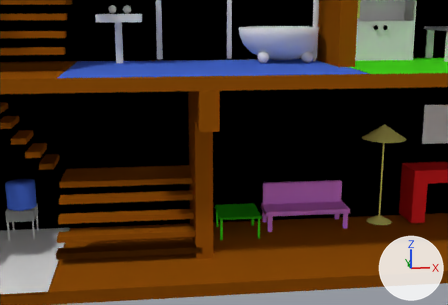
A saved change to the Blender file Assets/Models/lcp.blend.
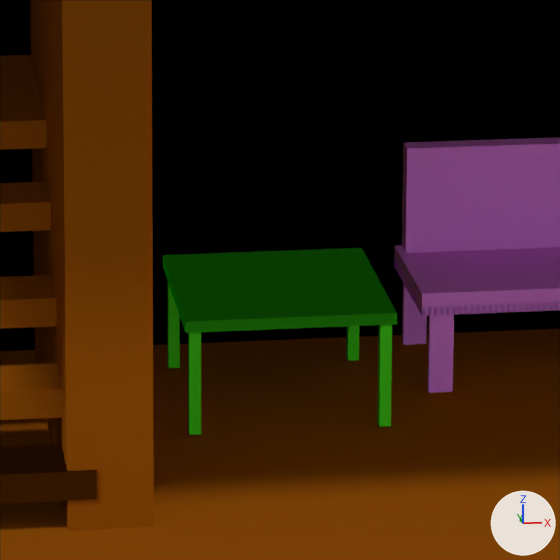
There are two pictures of each version: one from a 50 mm lens placed at (0.53, -12.0, 4.51), pointed at (1.91, -0.52, 1.78), one close up on the part from 41% to 66% of the width and 51% to 87% of the height. Arrows for +X, +Y and +Z are at lower right; the lights stay in place.

The first close-up shows 'House', 'Livingroom sofa', 'Livingroom table', 'Stairs.001'.
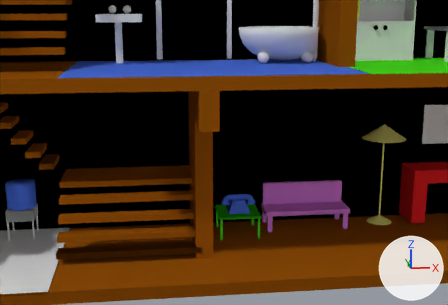
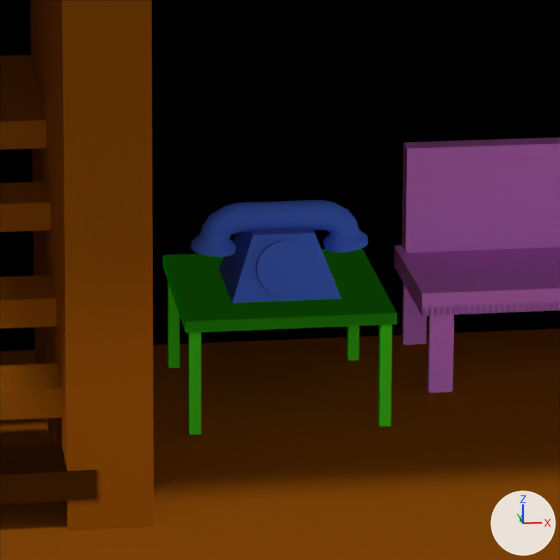
What changed in the scene script:
```text
Add me_cylinder_008:
    me_cylinder_008.from_pydata(...)  # 512 vertices, 452 faces; spans x -0.337..0.337, y -0.085..0.085, z -0.089..0.098
    me_cylinder_008.materials.append(mat_material_002)  # blue #4f75e7
Add me_cube_002:
    me_cube_002.from_pydata(...)  # 72 vertices, 40 faces; spans x -0.206..0.206, y -0.18..0.234, z -0.092..0.142
    me_cube_002.materials.append(mat_material_002)  # blue #4f75e7
Add ob_phone_handset:
    ob_phone_handset = bpy.data.objects.new('Phone_Handset', me_cylinder_008)
    ob_phone_handset.location = (2.15, -0.766, 0.915)
Add ob_phone_base:
    ob_phone_base = bpy.data.objects.new('Phone Base', me_cube_002)
    ob_phone_base.location = (2.148, -0.799, 0.783)
```

Pixel boxes (x1, y1, x2, y2) of what changed, in the close-ups (560 x 560 px):
'Phone Base', added (blue)
    after: (219, 227, 342, 303)
'Phone_Handset', added (blue)
    after: (191, 200, 368, 257)
